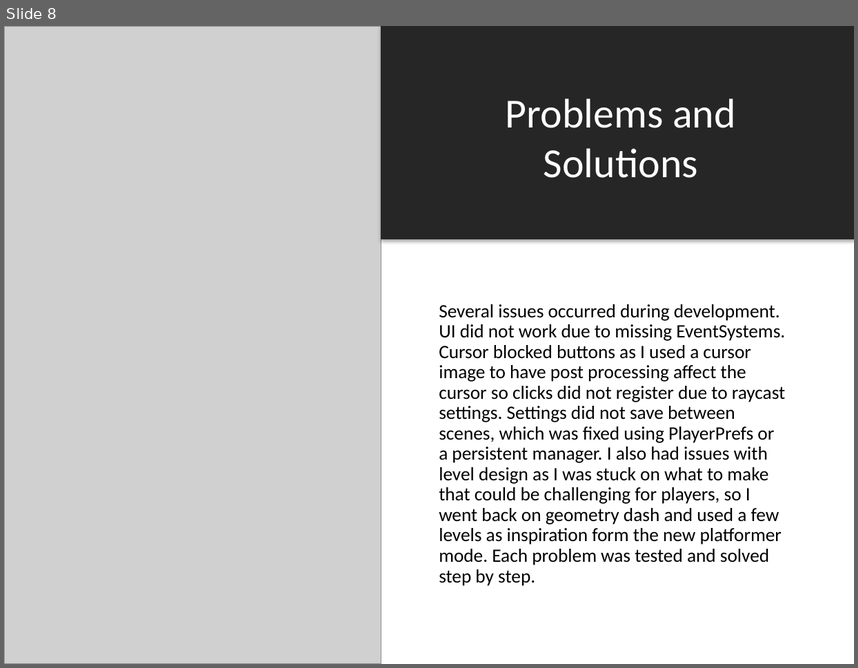
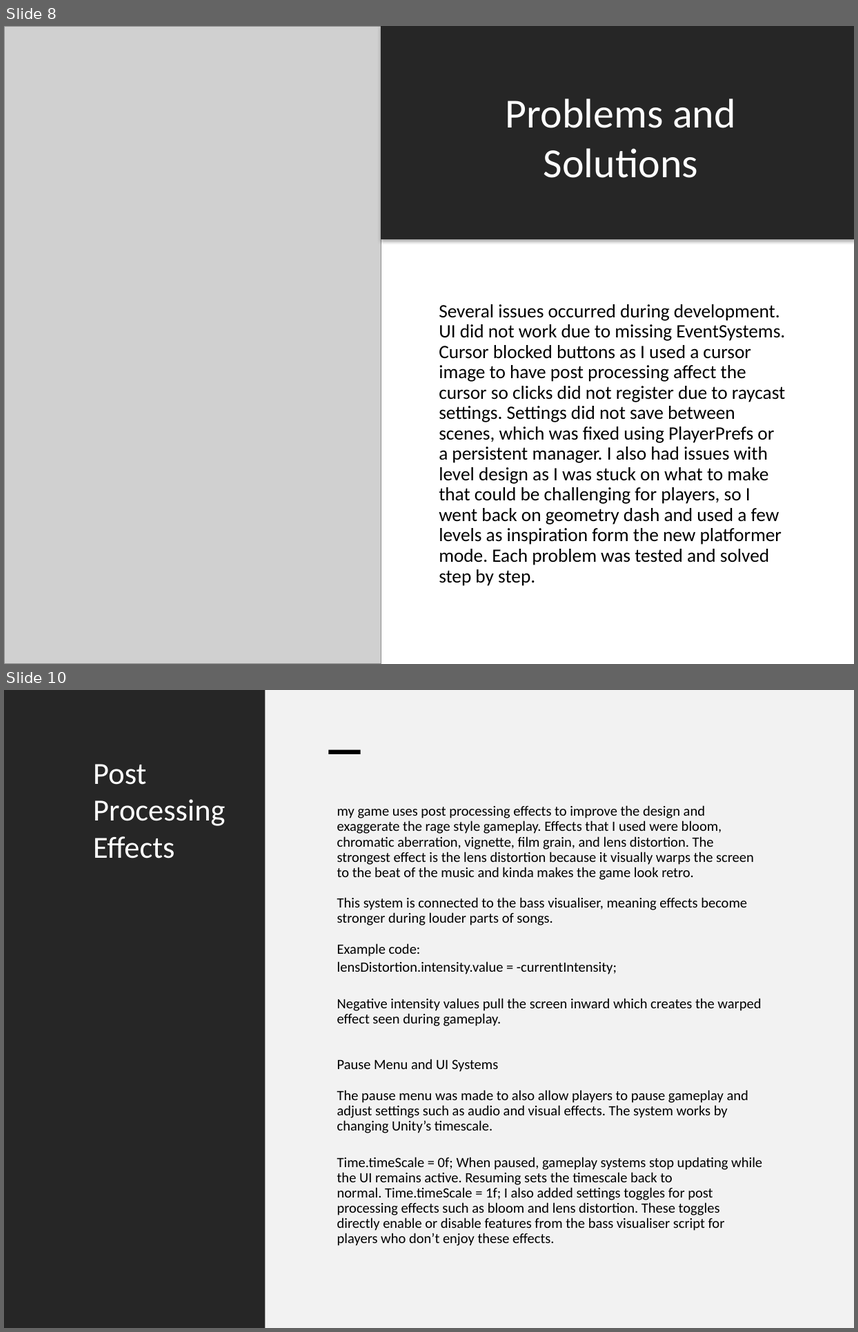
Before and after one commit to MEL55555/Game_Prototyping, a slide deck: Prototype 1/Design_Document_Prototype1.pptx. Shown one above the other, each under a label of ours: slide 8 before the commit, slides 8 and 10 after it; the slides between them are not shown. The pictures are 858x668 and 858x1332 pixels, drawn with LibreOffice and Linux fonts; fonts in the diff are those of the drawing; grey boxes stand for pictures. Boxes give left, top, right and bottom in pixels: in the first picture for what was removed or moved away, otherwise in the second. Text is boxed around its words. In the diff, an @@ line names an element or a change of style, - is before the commit and + after.

Commit message:
changes to powerpoint 1

```diff
--- a/Prototype 1/Design_Document_Prototype1.pptx
+++ b/Prototype 1/Design_Document_Prototype1.pptx
@@ slide 10 added at (4,690,854,1328), background #FFFFFF @@
@@ rectangle added at (4,690,265,1328), fill #262626 @@
@@ rectangle added at (265,690,854,1328), fill #F2F2F2 @@
@@ rectangle added at (329,749,361,753), fill #000000 @@
@@ title added at (93,764,225,858), 26 pt, text #FFFFFF @@
+Post Processing Effects
@@ text added at (337,805,762,1245), 12 pt, text #000000 @@
+my game uses post processing effects to improve the design and exaggerate the rage style gameplay. Effects that I used were bloom, chromatic aberration, vignette, film grain, and lens distortion. The strongest effect is the lens distortion because it visually warps the screen to the beat of the music and kinda makes the game look retro.
+This system is connected to the bass visualiser, meaning effects become stronger during louder parts of songs.
+Example code:
+lensDistortion.intensity.value = -currentIntensity;
+Negative intensity values pull the screen inward which creates the warped effect seen during gameplay.
+Pause Menu and UI Systems
+The pause menu was made to also allow players to pause gameplay and adjust settings such as audio and visual effects. The system works by changing Unity’s timescale.
+Time.timeScale = 0f; When paused, gameplay systems stop updating while the UI remains active. Resuming sets the timescale back to normal. Time.timeScale = 1f; I also added settings toggles for post processing effects such as bloom and lens distortion. These toggles directly enable or disable features from the bass visualiser script for players who don’t enjoy these effects.
```
Also in this commit, not shown: 2 other slides added.
